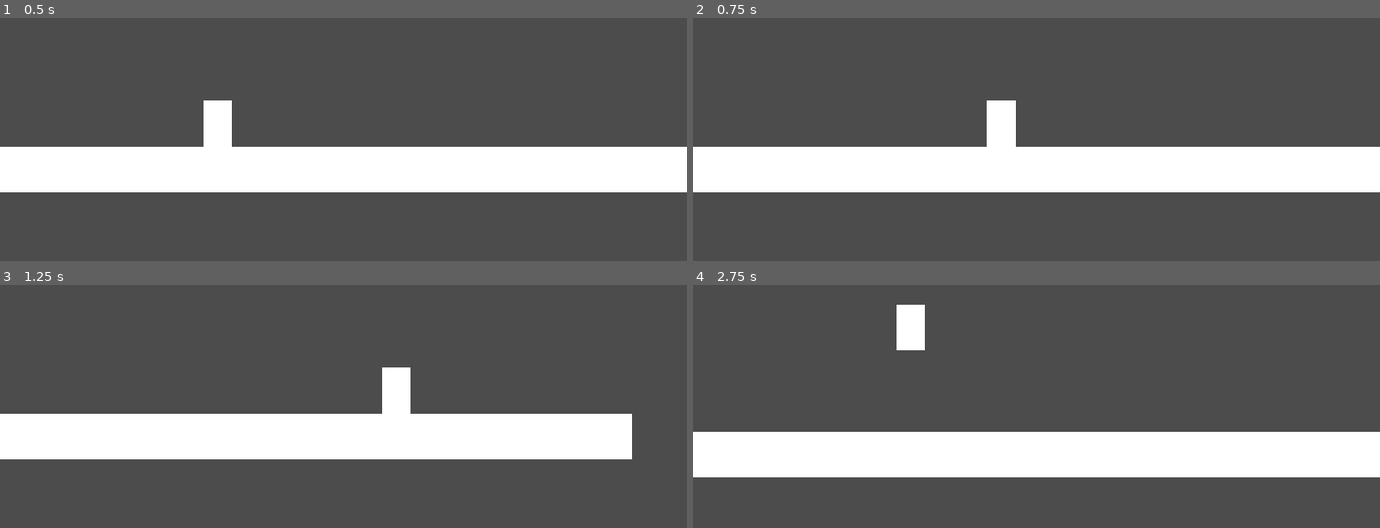
Above: before the commit, frames 1-4 (two rows, left to right).
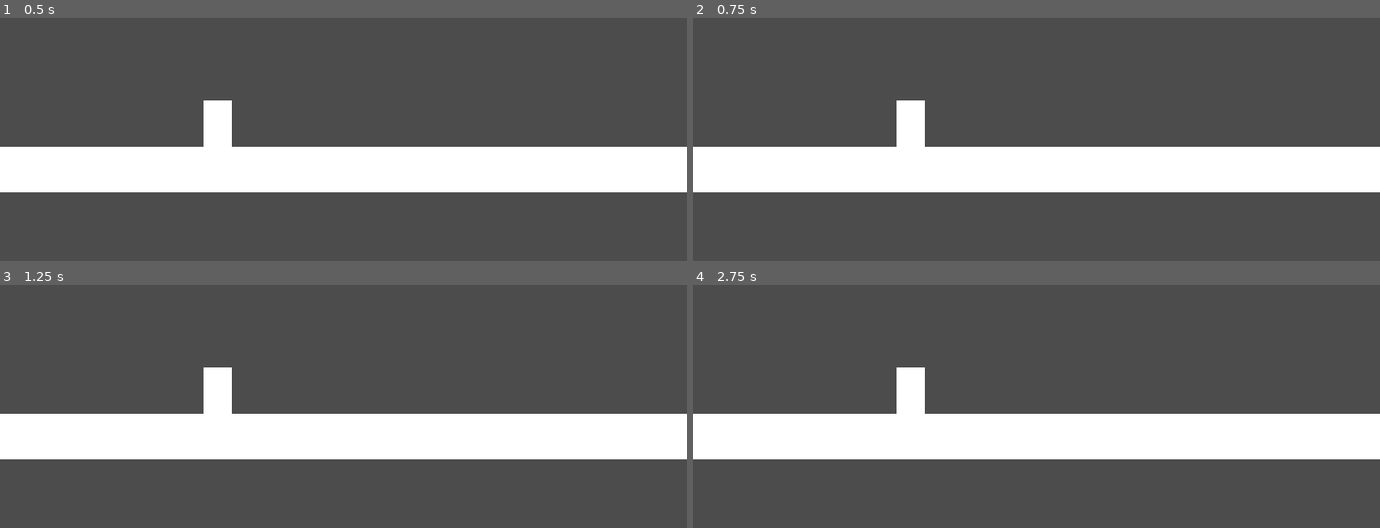
Above: after the commit, the same moments.

Repository: pigdevstudio/kitchen-tales
Game: Godot game, scene res://levels/Playground.tscn
Two runs of this game, one before a commit and one after it. Both use one fixed random seed, a clock stepped at 60 frames per second and the inputs below.
Inputs:
- Up to frame 1 (0.5 s): no input
- Up to frame 2 (0.75 s): hold D (walk_right) from 0.53 s (still down); tap Shift (dash) at 0.6 s
- Up to frame 3 (1.25 s): keep holding D (walk_right); tap Space (jump) at 0.77 s
- Up to frame 4 (2.75 s): tap Shift (dash) at 1.35, 2.1 s; tap Space (jump) at 1.52 s; release D (walk_right) at 2.03 s; hold A (walk_left) from 2.03 s (still down)

Frame 1 is identical in both runs. In frame 2, 1.6% of the frame differs, in the area x 29-47%, y 33-54%; in frame 3, 3.1%; in frame 4, 16%, in the area x 0-100%, y 8-80%.
Error after the commit: Invalid get index 'x' (on base: 'int'). (res://actors/Walk.gd:11)

Commit message:
Add apply() to PlatformPhysics to allow proper polymorphism

Diff:
--- a/source/actors/Dash.gd
+++ b/source/actors/Dash.gd
@@ -9,11 +9,16 @@
 var initial_position = Vector2(0, 0)
 
 func _physics_process(delta):
-	platform_actor.velocity.y = 0
+	apply()
+
+
+func apply():
+	platform_actor.velocity.y = 0.0
+	platform_actor.velocity.x = movement_direction.x * speed
+
 	if (initial_position.distance_to(platform_actor.position)
 			> distance or platform_actor.is_on_wall()):
-		emit_signal("finished")
-		set_physics_process(false)
+		stop()
 
 
 func set_physics_process(enable):
@@ -29,3 +34,9 @@
 
 func set_air_dash(enabled):
 	air_dash = enabled
+
+
+func stop():
+	.stop()
+	emit_signal("finished")
+	set_physics_process(false)
--- a/source/actors/Gravity.gd
+++ b/source/actors/Gravity.gd
@@ -4,6 +4,10 @@
 export (Vector2) var direction = Vector2.DOWN
 
 func _physics_process(delta):
+	apply()
+
+func apply():
+	var delta = get_physics_process_delta_time()
 	if platform_actor.is_on_floor():
 		return
 	platform_actor.velocity += (direction * strength) * delta
--- a/source/actors/PlatformPhysics.gd
+++ b/source/actors/PlatformPhysics.gd
@@ -4,3 +4,7 @@
 onready var platform_actor = get_node(platform_actor_path)
 
 export (NodePath) var platform_actor_path = ".."
+
+
+func apply(): #virtual method
+	pass
--- a/source/actors/Walk.gd
+++ b/source/actors/Walk.gd
@@ -4,7 +4,11 @@
 var movement_direction = 0 setget set_movement_direction
 
 func _physics_process(delta):
-	platform_actor.velocity.x = movement_direction * speed
+	apply()
+
+
+func apply():
+	platform_actor.velocity.x = movement_direction.x * speed
 
 
 func set_movement_direction(new_direction):
